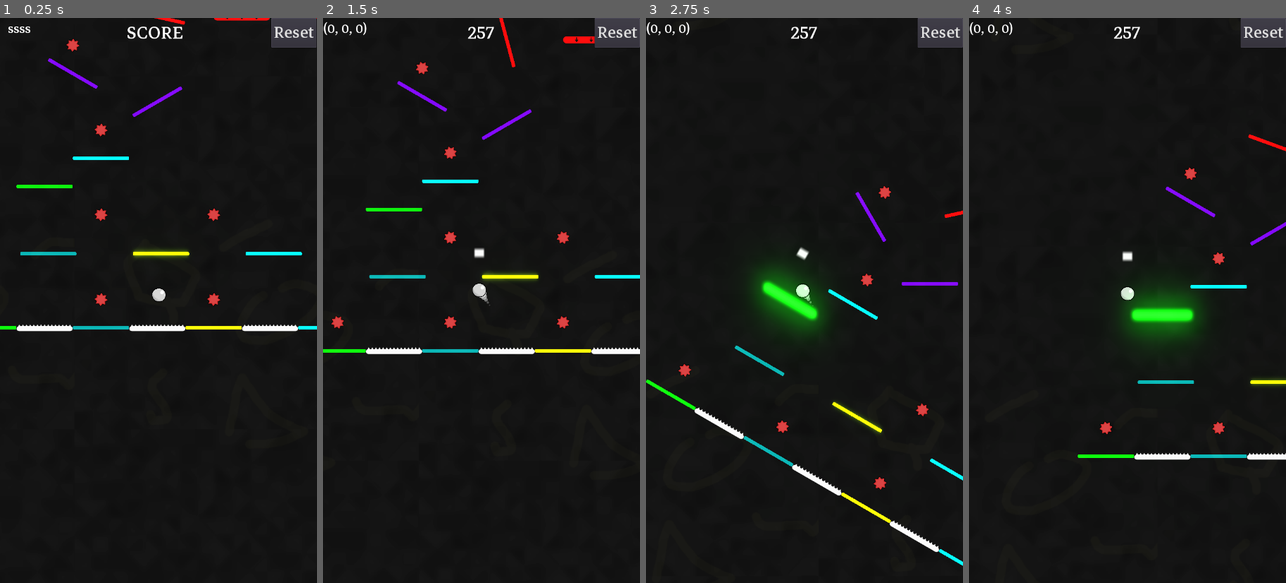
Above: before the commit, frames 1-4 (left to right).
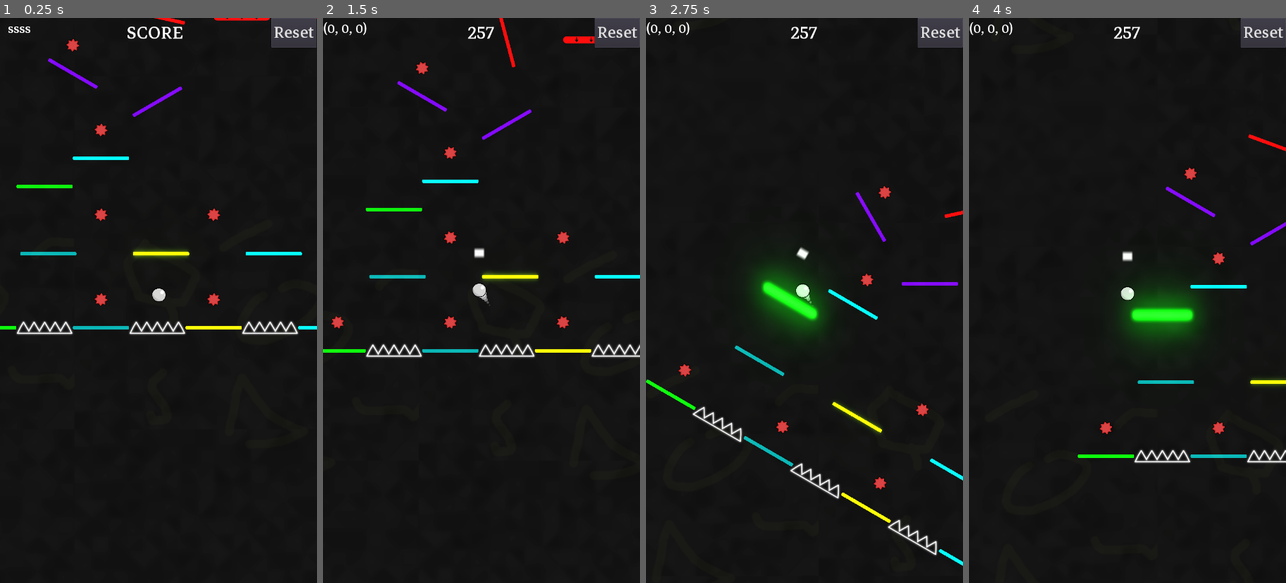
Above: after the commit, the same moments.

Repository: dolorismachina/Pivot
Game: Godot game, scene res://Scenes/Main/Main.tscn
The game is run twice, just before and just after one commit, with the same random seed, the same clock (stepped at 60 frames per second) and the same inputs. The engine's default icon, where the game draws it, is replaced by a stand-in: a white triangle on a blue panel in a dark square.
Inputs (mouse positions are in pixels of both pictures, inside the frame that each line leads up to):
- Up to frame 1 (0.25 s): no input
- Up to frame 2 (1.5 s): move the mouse to (551, 272) at 0.52 s; hold Right (ui_right) 0.53-1.28 s; hold Space (space) 0.53-1.28 s; click (551, 272) at 0.67 s; move the mouse to (418, 328) at 1.27 s; hold Left (ui_left) from 1.28 s (still down); tap Space (space) at 1.35 s
- Up to frame 3 (2.75 s): move the mouse to (836, 176) at 2.02 s; release Left (ui_left) at 2.03 s; hold Right (ui_right) from 2.03 s (still down); hold Space (space) from 2.03 s (still down)
- Up to frame 4 (4 s): move the mouse to (1111, 413) at 2.77 s; release Space (space) at 2.78 s; tap Space (space) at 2.85 s; click (1111, 413) at 2.92 s; move the mouse to (1222, 385) at 3.52 s; release Right (ui_right) at 3.53 s; hold Left (ui_left) from 3.53 s (still down); hold Space (space) from 3.53 s (still down)

The runs differ from the first frame. In frame 1, 1.0% of the frame differs, in the area x 5-95%, y 53-57%; in frame 2, 0.9%; in frame 3, 1.0%; in frame 4, 0.6%.
Error in both runs: Invalid get index 'Direction' (on base: 'null instance'). (res://Scenes/Main/Main.gd:33)

Commit message:
Add spikes obstacle

Diff:
--- a/Scenes/Levels/TestLevel.tscn
+++ b/Scenes/Levels/TestLevel.tscn
@@ -2,11 +2,11 @@
 
 [ext_resource path="res://Scenes/Levels/Level.gd" type="Script" id=1]
 [ext_resource path="res://Scenes/End.tscn" type="PackedScene" id=2]
-[ext_resource path="res://Assets/Spikes.png" type="Texture" id=3]
-[ext_resource path="res://Scenes/Blocks/Block/Block.tscn" type="PackedScene" id=4]
-[ext_resource path="res://Scenes/Blocks/FallingBlock/FallingBlock.tscn" type="PackedScene" id=5]
-[ext_resource path="res://Scenes/Blocks/BouncyBlock/BouncyBlock.tscn" type="PackedScene" id=6]
-[ext_resource path="res://Scenes/Blocks/SpinningBlock/SpinningBlock.tscn" type="PackedScene" id=7]
+[ext_resource path="res://Scenes/Blocks/Block/Block.tscn" type="PackedScene" id=3]
+[ext_resource path="res://Scenes/Blocks/FallingBlock/FallingBlock.tscn" type="PackedScene" id=4]
+[ext_resource path="res://Scenes/Blocks/BouncyBlock/BouncyBlock.tscn" type="PackedScene" id=5]
+[ext_resource path="res://Scenes/Blocks/SpinningBlock/SpinningBlock.tscn" type="PackedScene" id=6]
+[ext_resource path="res://Scenes/Obstacles/Spikes.tscn" type="PackedScene" id=7]
 [ext_resource path="res://Scenes/Collectables/Collectable.tscn" type="PackedScene" id=8]
 [ext_resource path="res://light.png" type="Texture" id=9]
 [ext_resource path="res://Scenes/LevelController/LevelController.tscn" type="PackedScene" id=10]
@@ -29,194 +29,180 @@
 
 [node name="Blocks" type="Node2D" parent="Pivot/Content"]
 
-[node name="Spikes" type="Sprite" parent="Pivot/Content/Blocks"]
-position = Vector2( 960, 320 )
-scale = Vector2( 0.5, 0.5 )
-texture = ExtResource( 3 )
-
-[node name="Spikes2" type="Sprite" parent="Pivot/Content/Blocks"]
-position = Vector2( 1216, 384 )
-scale = Vector2( 0.5, 0.5 )
-texture = ExtResource( 3 )
-
-[node name="Spikes4" type="Sprite" parent="Pivot/Content/Blocks"]
-position = Vector2( 960, 960 )
-scale = Vector2( 0.5, 0.5 )
-texture = ExtResource( 3 )
-
-[node name="Spikes5" type="Sprite" parent="Pivot/Content/Blocks"]
-position = Vector2( 704, 960 )
-scale = Vector2( 0.5, 0.5 )
-texture = ExtResource( 3 )
-
-[node name="Spikes6" type="Sprite" parent="Pivot/Content/Blocks"]
-position = Vector2( 448, 960 )
-scale = Vector2( 0.5, 0.5 )
-texture = ExtResource( 3 )
-
-[node name="Spikes7" type="Sprite" parent="Pivot/Content/Blocks"]
-position = Vector2( 192, 960 )
-scale = Vector2( 0.5, 0.5 )
-texture = ExtResource( 3 )
-
-[node name="Spikes3" type="Sprite" parent="Pivot/Content/Blocks"]
-position = Vector2( 1408, 256 )
-rotation = -0.523598
-scale = Vector2( 0.5, 0.5 )
-texture = ExtResource( 3 )
-
-[node name="Block" parent="Pivot/Content/Blocks" instance=ExtResource( 4 )]
+[node name="Block" parent="Pivot/Content/Blocks" instance=ExtResource( 3 )]
 position = Vector2( 576, 960 )
 is_visible = true
 is_enabled = true
 
-[node name="Block23" parent="Pivot/Content/Blocks" instance=ExtResource( 4 )]
+[node name="Block23" parent="Pivot/Content/Blocks" instance=ExtResource( 3 )]
 position = Vector2( 1856, 960 )
 is_visible = true
 is_enabled = true
 
-[node name="Block17" parent="Pivot/Content/Blocks" instance=ExtResource( 4 )]
+[node name="Block17" parent="Pivot/Content/Blocks" instance=ExtResource( 3 )]
 position = Vector2( 1216, 960 )
 is_visible = true
 is_enabled = true
 
-[node name="Block25" parent="Pivot/Content/Blocks" instance=ExtResource( 4 )]
+[node name="Block25" parent="Pivot/Content/Blocks" instance=ExtResource( 3 )]
 position = Vector2( 2496, 960 )
 is_visible = true
 is_enabled = true
 
-[node name="Block7" parent="Pivot/Content/Blocks" instance=ExtResource( 4 )]
+[node name="Block7" parent="Pivot/Content/Blocks" instance=ExtResource( 3 )]
 position = Vector2( 64, 960 )
 is_visible = true
 is_enabled = true
 
-[node name="Block27" parent="Pivot/Content/Blocks" instance=ExtResource( 4 )]
+[node name="Block27" parent="Pivot/Content/Blocks" instance=ExtResource( 3 )]
 position = Vector2( 1344, 960 )
 is_visible = true
 is_enabled = true
 
-[node name="Block34" parent="Pivot/Content/Blocks" instance=ExtResource( 4 )]
+[node name="Block34" parent="Pivot/Content/Blocks" instance=ExtResource( 3 )]
 position = Vector2( 712.162, 792.486 )
 is_visible = true
 is_enabled = true
 
-[node name="Block24" parent="Pivot/Content/Blocks" instance=ExtResource( 4 )]
+[node name="Block24" parent="Pivot/Content/Blocks" instance=ExtResource( 3 )]
 position = Vector2( 1984, 960 )
 is_visible = true
 is_enabled = true
 
-[node name="Block14" parent="Pivot/Content/Blocks" instance=ExtResource( 4 )]
+[node name="Block14" parent="Pivot/Content/Blocks" instance=ExtResource( 3 )]
 position = Vector2( 320, 960 )
 is_visible = true
 is_enabled = true
 
-[node name="Block26" parent="Pivot/Content/Blocks" instance=ExtResource( 4 )]
+[node name="Block26" parent="Pivot/Content/Blocks" instance=ExtResource( 3 )]
 position = Vector2( 1600, 960 )
 is_visible = true
 is_enabled = true
 
-[node name="Block38" parent="Pivot/Content/Blocks" instance=ExtResource( 4 )]
+[node name="Block38" parent="Pivot/Content/Blocks" instance=ExtResource( 3 )]
 position = Vector2( 968.162, 792.486 )
 is_visible = true
 is_enabled = true
 
-[node name="Block28" parent="Pivot/Content/Blocks" instance=ExtResource( 4 )]
+[node name="Block28" parent="Pivot/Content/Blocks" instance=ExtResource( 3 )]
 position = Vector2( 2240, 960 )
 is_visible = true
 is_enabled = true
 
-[node name="Block2" parent="Pivot/Content/Blocks" instance=ExtResource( 4 )]
+[node name="Block2" parent="Pivot/Content/Blocks" instance=ExtResource( 3 )]
 position = Vector2( 192, 640 )
 is_visible = true
 is_enabled = true
 
-[node name="Block32" parent="Pivot/Content/Blocks" instance=ExtResource( 4 )]
+[node name="Block32" parent="Pivot/Content/Blocks" instance=ExtResource( 3 )]
 position = Vector2( 200.162, 792.486 )
 is_visible = true
 is_enabled = true
 
-[node name="Block9" parent="Pivot/Content/Blocks" instance=ExtResource( 4 )]
+[node name="Block9" parent="Pivot/Content/Blocks" instance=ExtResource( 3 )]
 position = Vector2( 1472, 960 )
 is_visible = true
 is_enabled = true
 
-[node name="Block10" parent="Pivot/Content/Blocks" instance=ExtResource( 4 )]
+[node name="Block10" parent="Pivot/Content/Blocks" instance=ExtResource( 3 )]
 position = Vector2( 832, 960 )
 is_visible = true
 is_enabled = true
 
-[node name="Block21" parent="Pivot/Content/Blocks" instance=ExtResource( 4 )]
+[node name="Block21" parent="Pivot/Content/Blocks" instance=ExtResource( 3 )]
 position = Vector2( 2112, 960 )
 is_visible = true
 is_enabled = true
 
-[node name="Block31" parent="Pivot/Content/Blocks" instance=ExtResource( 4 )]
+[node name="Block31" parent="Pivot/Content/Blocks" instance=ExtResource( 3 )]
 position = Vector2( 456.162, 792.486 )
 is_visible = true
 is_enabled = true
 
-[node name="Block22" parent="Pivot/Content/Blocks" instance=ExtResource( 4 )]
+[node name="Block22" parent="Pivot/Content/Blocks" instance=ExtResource( 3 )]
 position = Vector2( 1728, 960 )
 is_visible = true
 is_enabled = true
 
-[node name="Block16" parent="Pivot/Content/Blocks" instance=ExtResource( 4 )]
+[node name="Block16" parent="Pivot/Content/Blocks" instance=ExtResource( 3 )]
 position = Vector2( 1088, 960 )
 is_visible = true
 is_enabled = true
 
-[node name="Block20" parent="Pivot/Content/Blocks" instance=ExtResource( 4 )]
+[node name="Block20" parent="Pivot/Content/Blocks" instance=ExtResource( 3 )]
 position = Vector2( 2368, 960 )
 is_visible = true
 is_enabled = true
 
-[node name="Block6" parent="Pivot/Content/Blocks" instance=ExtResource( 4 )]
+[node name="Block6" parent="Pivot/Content/Blocks" instance=ExtResource( 3 )]
 position = Vector2( 320, 576 )
 is_visible = true
 is_enabled = true
 
-[node name="Block4" parent="Pivot/Content/Blocks" instance=ExtResource( 4 )]
+[node name="Block4" parent="Pivot/Content/Blocks" instance=ExtResource( 3 )]
 position = Vector2( 448, 448 )
 rotation = -0.523598
 is_visible = true
 is_enabled = true
 
-[node name="Block5" parent="Pivot/Content/Blocks" instance=ExtResource( 4 )]
+[node name="Block5" parent="Pivot/Content/Blocks" instance=ExtResource( 3 )]
 position = Vector2( 256, 384 )
 rotation = 0.523598
 is_visible = true
 is_enabled = true
 
-[node name="Block8" parent="Pivot/Content/Blocks" instance=ExtResource( 4 )]
+[node name="Block8" parent="Pivot/Content/Blocks" instance=ExtResource( 3 )]
 position = Vector2( 832, 256 )
 is_visible = true
 is_enabled = true
 
-[node name="Block11" parent="Pivot/Content/Blocks" instance=ExtResource( 4 )]
+[node name="Block11" parent="Pivot/Content/Blocks" instance=ExtResource( 3 )]
 position = Vector2( 1472, 576 )
 is_visible = true
 is_enabled = true
 
-[node name="Block12" parent="Pivot/Content/Blocks" instance=ExtResource( 4 )]
+[node name="Block12" parent="Pivot/Content/Blocks" instance=ExtResource( 3 )]
 position = Vector2( 1216, 640 )
 is_visible = true
 is_enabled = true
 
-[node name="Block13" parent="Pivot/Content/Blocks" instance=ExtResource( 4 )]
+[node name="Block13" parent="Pivot/Content/Blocks" instance=ExtResource( 3 )]
 position = Vector2( 456.162, 792.486 )
 is_visible = true
 is_enabled = true
 
-[node name="FallingBlock" parent="Pivot/Content/Blocks" instance=ExtResource( 5 )]
+[node name="FallingBlock" parent="Pivot/Content/Blocks" instance=ExtResource( 4 )]
 position = Vector2( 640, 256 )
 
-[node name="BouncyBlock" parent="Pivot/Content/Blocks" instance=ExtResource( 6 )]
-position = Vector2( 1088, 320 )
-is_visible = true
-is_enabled = true
-
-[node name="SpinningBlock" parent="Pivot/Content/Blocks" instance=ExtResource( 7 )]
+[node name="BouncyBlock" parent="Pivot/Content/Blocks" instance=ExtResource( 5 )]
+position = Vector2( 1088, 384 )
+is_visible = true
+is_enabled = true
+
+[node name="SpinningBlock" parent="Pivot/Content/Blocks" instance=ExtResource( 6 )]
 position = Vector2( 448, 256 )
+
+[node name="Spikes4" parent="Pivot/Content/Blocks" instance=ExtResource( 7 )]
+position = Vector2( 192, 960 )
+
+[node name="Spikes5" parent="Pivot/Content/Blocks" instance=ExtResource( 7 )]
+position = Vector2( 448, 960 )
+
+[node name="Spikes6" parent="Pivot/Content/Blocks" instance=ExtResource( 7 )]
+position = Vector2( 704, 960 )
+
+[node name="Spikes7" parent="Pivot/Content/Blocks" instance=ExtResource( 7 )]
+position = Vector2( 960, 960 )
+
+[node name="Spikes8" parent="Pivot/Content/Blocks" instance=ExtResource( 7 )]
+position = Vector2( 960, 320 )
+
+[node name="Spikes9" parent="Pivot/Content/Blocks" instance=ExtResource( 7 )]
+position = Vector2( 1216, 384 )
+
+[node name="Spikes10" parent="Pivot/Content/Blocks" instance=ExtResource( 7 )]
+position = Vector2( 1472, 320 )
+rotation = -0.785397
 
 [node name="Collectables" type="Node2D" parent="Pivot/Content"]
 
--- /dev/null
+++ b/Scenes/Obstacles/Spikes.tscn
@@ -0,0 +1,17 @@
+[gd_scene load_steps=4 format=2]
+
+[ext_resource path="res://Scenes/Obstacles/Obstacle.tscn" type="PackedScene" id=1]
+[ext_resource path="res://Assets/Spikes.png" type="Texture" id=2]
+
+[sub_resource type="RectangleShape2D" id=1]
+extents = Vector2( 59.7692, 13.851 )
+
+[node name="Spikes" instance=ExtResource( 1 )]
+
+[node name="Sprite" parent="." index="0"]
+scale = Vector2( 0.5, 0.5 )
+texture = ExtResource( 2 )
+
+[node name="CollisionShape2D" parent="." index="1"]
+visible = false
+shape = SubResource( 1 )
Binary file changed: Assets/Spikes.png
Not shown, changed: Assets/Spikes.gvdesign
